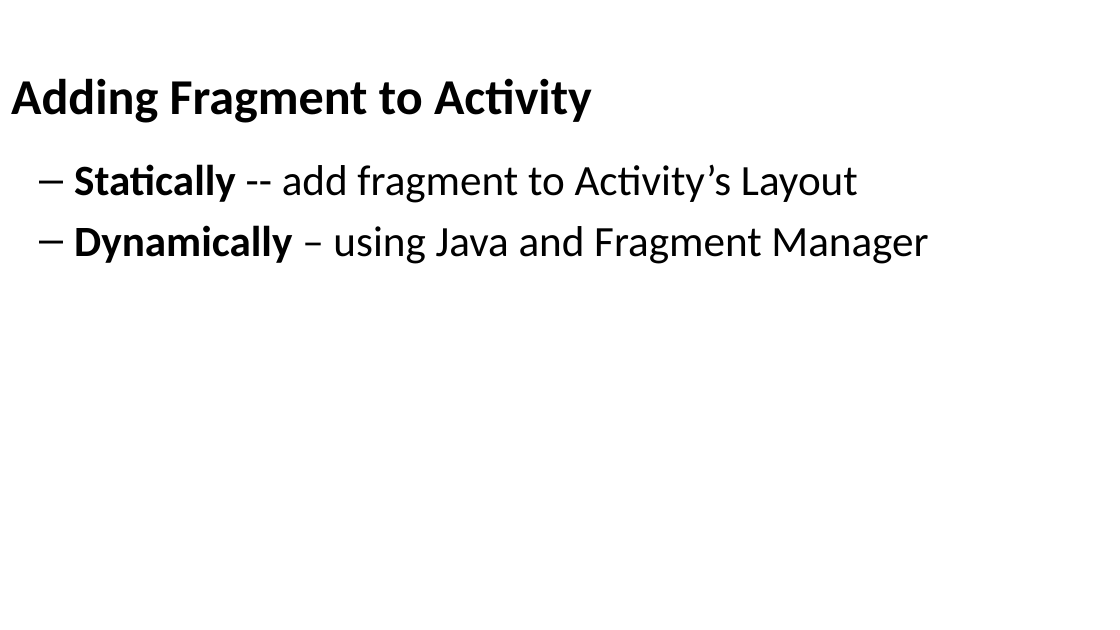
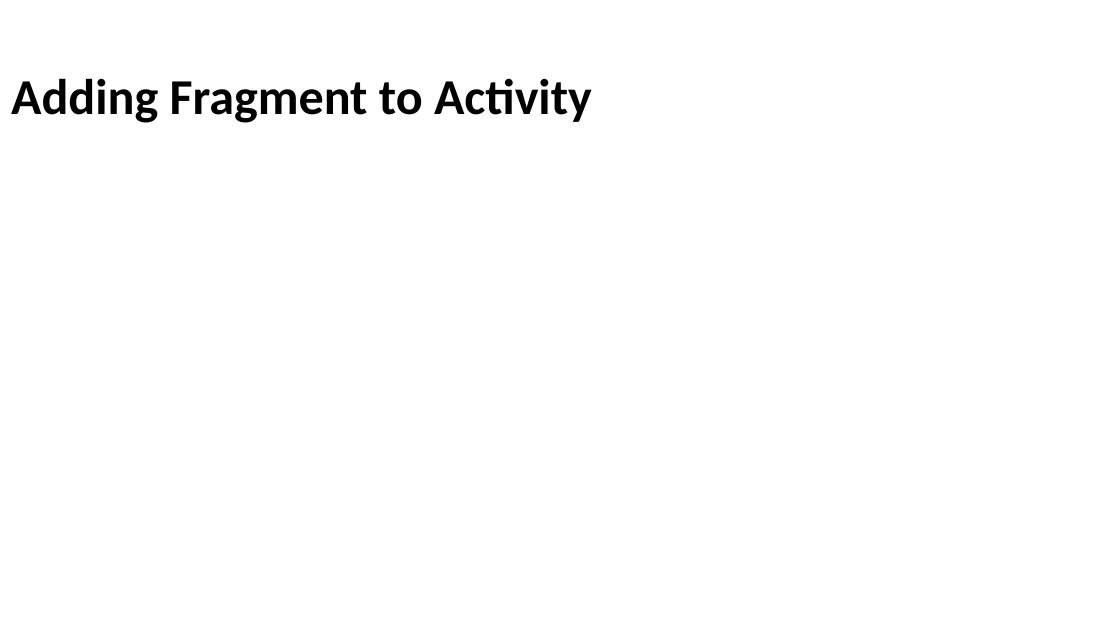
Before and after one commit to Batch-xx/Android-Lunch-Learn, a slide deck: slide 42 of slides/Android Studio_Activities_Fragments.pptx (slide 38 before the commit). Drawn at 1120x630 pixels with LibreOffice and Linux fonts; fonts in the diff are those of the drawing; background and template pictures are left out. Boxes give left, top, right and bottom in pixels: in the first picture for what was removed or moved away, otherwise in the second. Text is boxed around its words. In the diff, an @@ line names an element or a change of style, - is before the commit and + after.

```diff
--- a/slides/Android Studio_Activities_Fragments.pptx
+++ b/slides/Android Studio_Activities_Fragments.pptx
@@ text removed at [74,164,928,264] @@
-  – Statically -- add fragment to Activity’s Layout
-  – Dynamically – using Java and Fragment Manager
```
Also in this commit, not shown: 14 other slides changed, 11 slides added, 3 slides removed, 7 other files.
